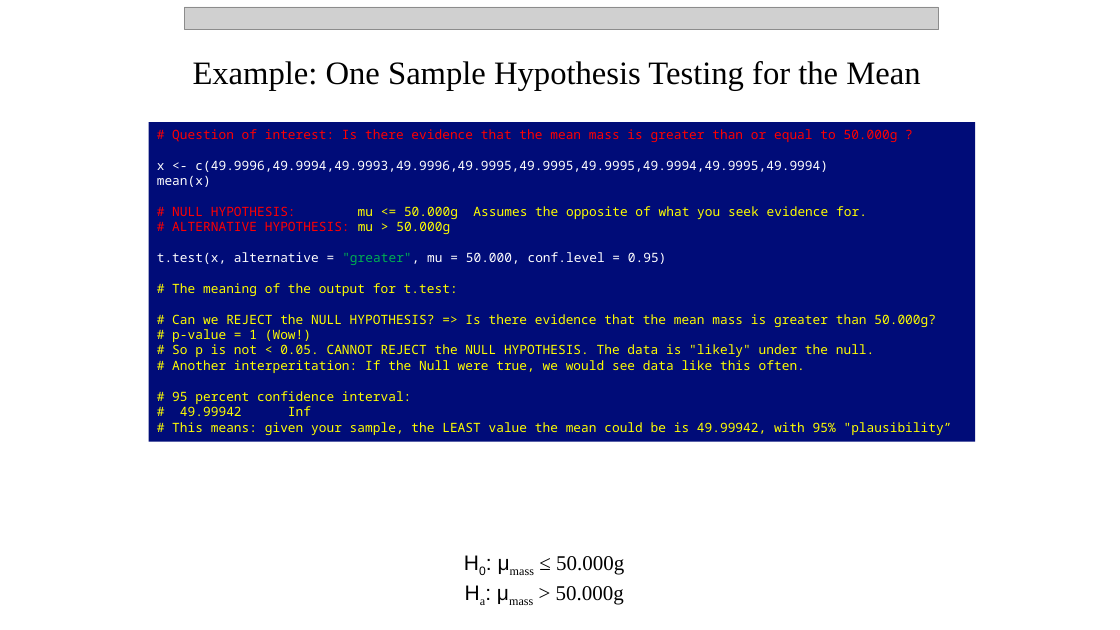
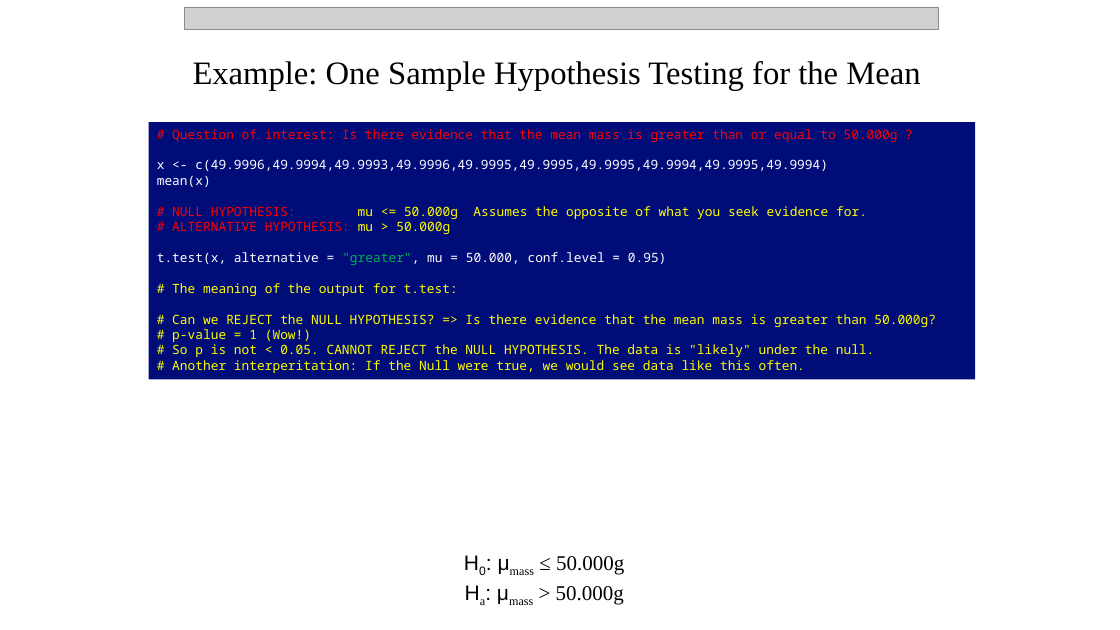
Before and after one commit to npetraco/workshop21, a slide deck: slide 30 of notes/day_2.pptx (slide 31 before the commit). Drawn at 1120x630 pixels with LibreOffice and Linux fonts; fonts in the diff are those of the drawing; grey boxes stand for pictures. Boxes give left, top, right and bottom in pixels: in the first picture for what was removed or moved away, otherwise in the second. Text is boxed around its words. In the diff, an @@ line names an element or a change of style, - is before the commit and + after.

```diff
--- a/notes/day_2.pptx
+++ b/notes/day_2.pptx
@@ rectangle "# Question of interest: Is ...": place and size @@
-rectangle "# Question of interest: Is ..." at [149, 123, 975, 442]
+rectangle "# Question of interest: Is ..." at [149, 123, 975, 380]
@@ text in rectangle at [172, 391, 952, 435]: paragraphs removed @@
-# 95 percent confidence interval:
-# 49.99942 Inf
-# This means: given your sample, the LEAST value the mean could be is 49.99942, with 95% "plausibility”
```
Also in this commit, not shown: 9 other slides changed, 1 slide removed.
